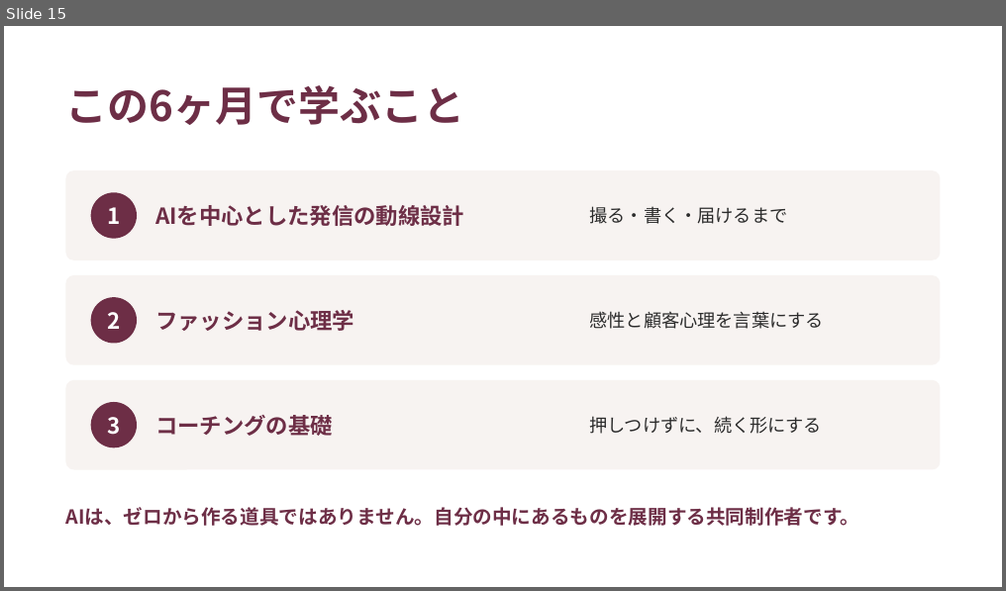
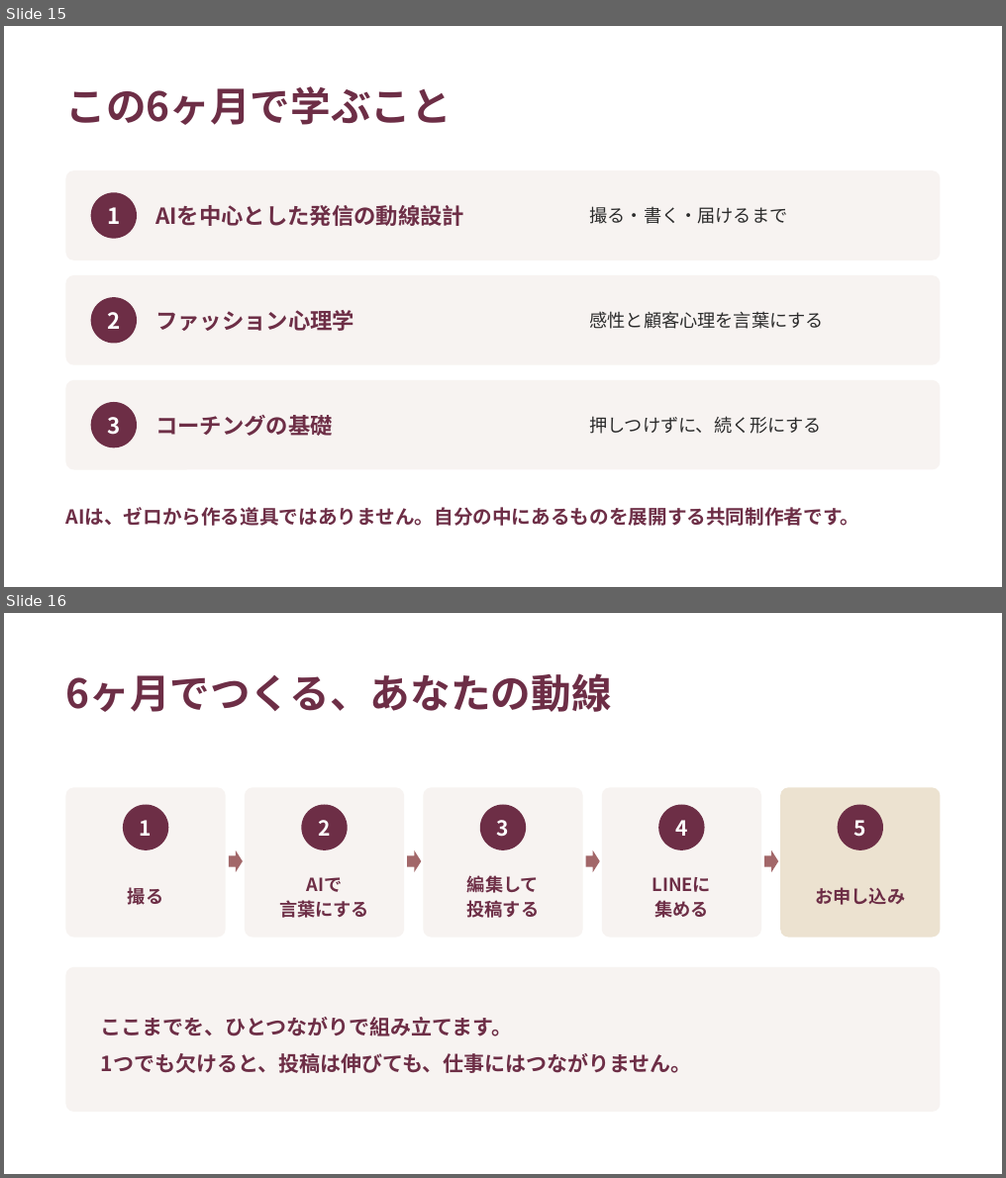
Before and after one commit to fashio17/potential-lamp, a slide deck: 運用/スライド/説明会_20260916.pptx. Shown one above the other, each under a label of ours: slide 15 before the commit, slides 15 and 16 after it. The pictures are 1006x591 and 1006x1178 pixels, drawn with LibreOffice and Linux fonts; fonts in the diff are those of the drawing. Boxes give left, top, right and bottom in pixels: in the first picture for what was removed or moved away, otherwise in the second. Text is boxed around its words. In the diff, an @@ line names an element or a change of style, - is before the commit and + after.

```diff
--- a/運用/スライド/説明会_20260916.pptx
+++ b/運用/スライド/説明会_20260916.pptx
@@ slide 16 added at (4,613,1002,1174), background #FFFFFF @@
@@ text added at (65,673,611,712), 29 pt, text #6D2E46, bold @@
+6ヶ月でつくる、あなたの動線
@@ rounded rectangle added at (65,787,226,938), fill #F7F3F1 @@
@@ rounded rectangle added at (245,787,404,938), fill #F7F3F1 @@
@@ rounded rectangle added at (423,787,583,938), fill #F7F3F1 @@
@@ rounded rectangle added at (602,787,761,938), fill #F7F3F1 @@
@@ rounded rectangle added at (780,787,941,938), fill #ECE2D0 @@
@@ ellipse added at (123,805,168,851), fill #6D2E46 @@
@@ text added at (140,820,152,836), 15 pt, text #FFFFFF, bold @@
+1
@@ ellipse added at (301,805,348,851), fill #6D2E46 @@
@@ text added at (318,820,330,836), 15 pt, text #FFFFFF, bold @@
+2
@@ ellipse added at (480,805,526,851), fill #6D2E46 @@
@@ text added at (497,820,509,837), 15 pt, text #FFFFFF, bold @@
+3
@@ ellipse added at (658,805,705,851), fill #6D2E46 @@
@@ text added at (675,820,687,836), 15 pt, text #FFFFFF, bold @@
+4
@@ ellipse added at (838,805,883,851), fill #6D2E46 @@
@@ text added at (854,820,866,837), 15 pt, text #FFFFFF, bold @@
+5
@@ right arrow added at (229,851,243,872), fill #A26769 @@
@@ text added at (279,877,369,918), 13 pt, text #6D2E46, bold @@
+AIで
+言葉にする
@@ right arrow added at (407,851,421,872), fill #A26769 @@
@@ text added at (467,875,540,918), 13 pt, text #6D2E46, bold @@
+編集して
+投稿する
@@ right arrow added at (586,851,600,872), fill #A26769 @@
@@ text added at (652,877,711,918), 13 pt, text #6D2E46, bold @@
+LINEに
+集める
@@ right arrow added at (764,851,778,872), fill #A26769 @@
@@ text added at (128,887,163,905), 13 pt, text #6D2E46, bold @@
+撮る
@@ text added at (815,887,905,905), 13 pt, text #6D2E46, bold @@
+お申し込み
@@ rounded rectangle added at (65,967,941,1112), fill #F7F3F1 @@
@@ text added at (101,1017,692,1073), 15 pt, text #6D2E46, bold @@
+ここまでを、ひとつながりで組み立てます。
+1つでも欠けると、投稿は伸びても、仕事にはつながりません。
@@ slide 15 changed as well @@
@@ text "この6ヶ月で学ぶこと" at (65,86,451,125): size 30 to 29 pt @@
```
Also in this commit, not shown: 22 other slides changed, 1 other slide added, 10 other files.
